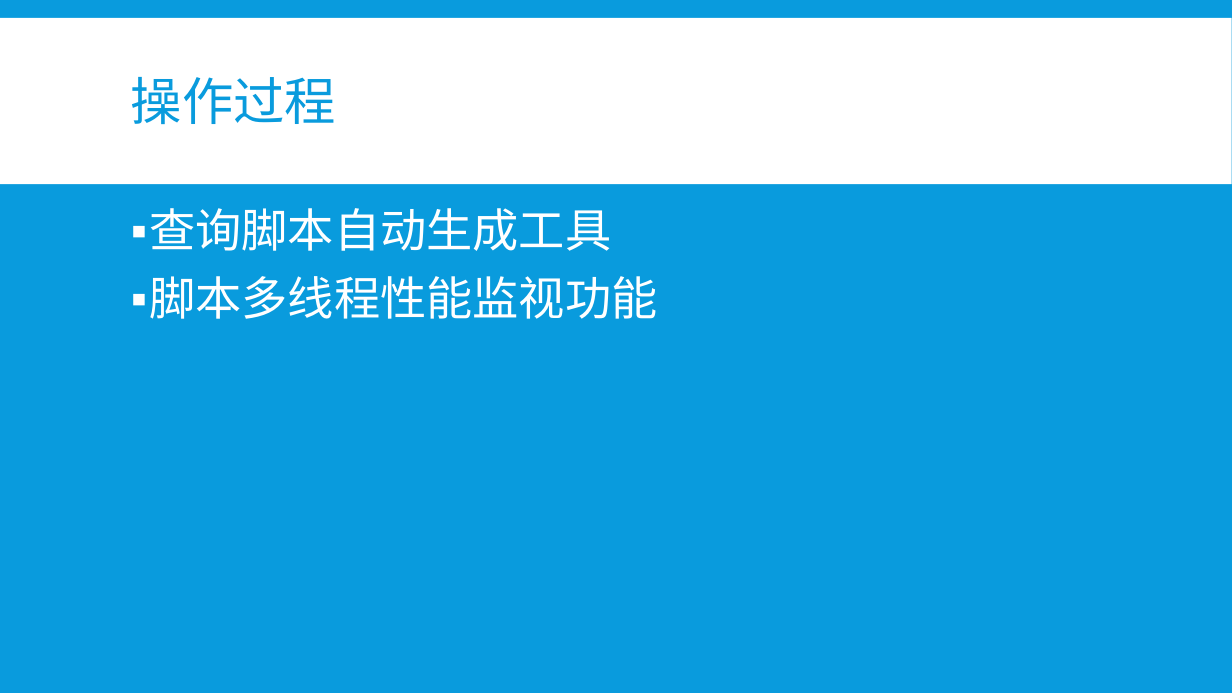
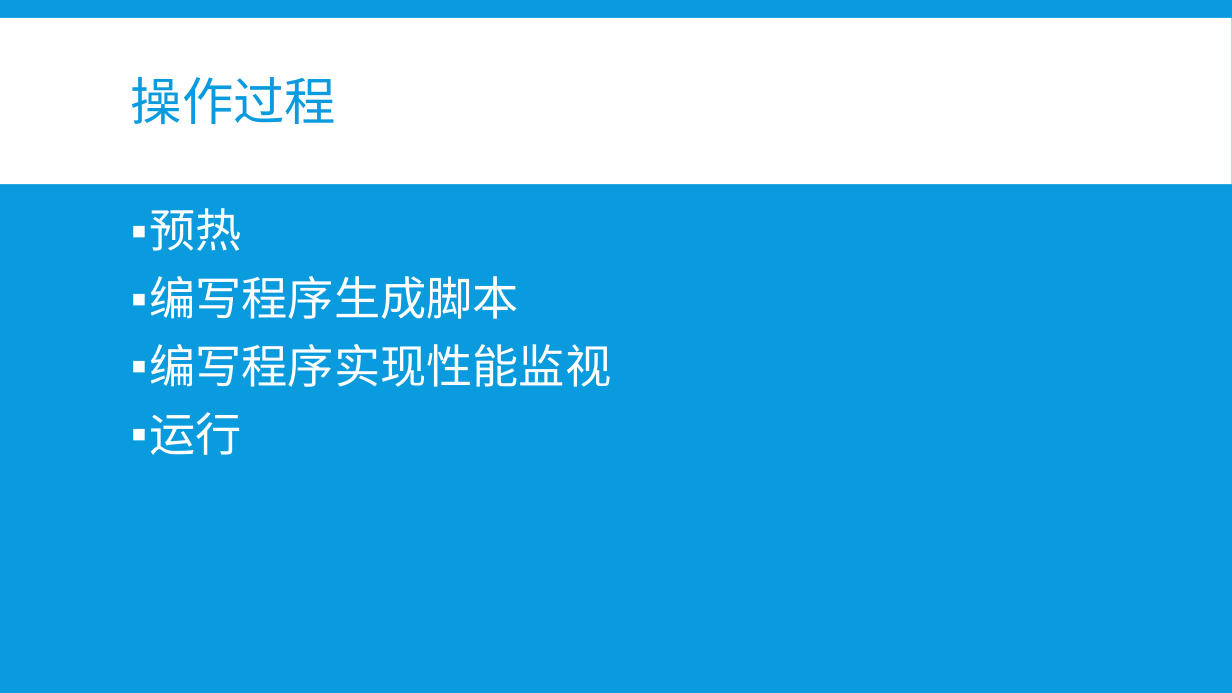
Before and after one commit to b4ubles/PCBNS, a slide deck: slide 12 of doc/NoSQL vs SQL.pptx. Drawn at 1232x693 pixels with LibreOffice and Linux fonts; fonts in the diff are those of the drawing. Boxes give left, top, right and bottom in pixels: in the first picture for what was removed or moved away, otherwise in the second. Text is boxed around its words. In the diff, an @@ line names an element or a change of style, - is before the commit and + after.

```diff
--- a/doc/NoSQL vs SQL.pptx
+++ b/doc/NoSQL vs SQL.pptx
@@ text at [149,208,611,455]: text changed @@
-▪ 查询脚本自动生成工具
-▪ 脚本多线程性能监视功能
+▪ 预热
+▪ 编写程序生成脚本
+▪ 编写程序实现性能监视
+▪ 运行
```
Also in this commit, not shown: 6 other slides changed, 3 slides added, 1 slide removed, 2 other files.
